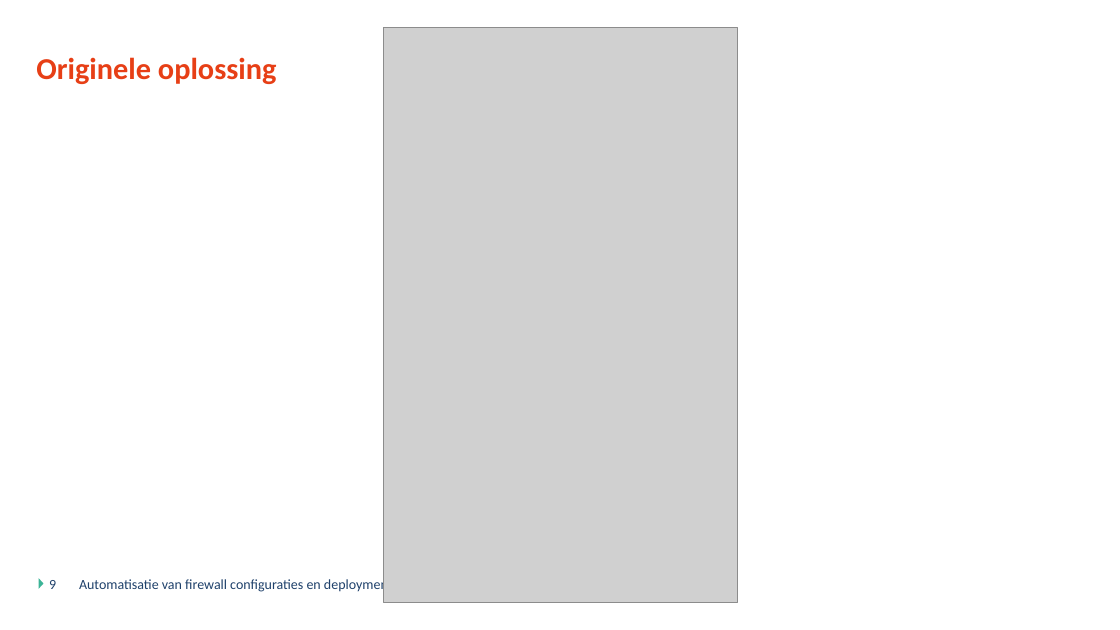
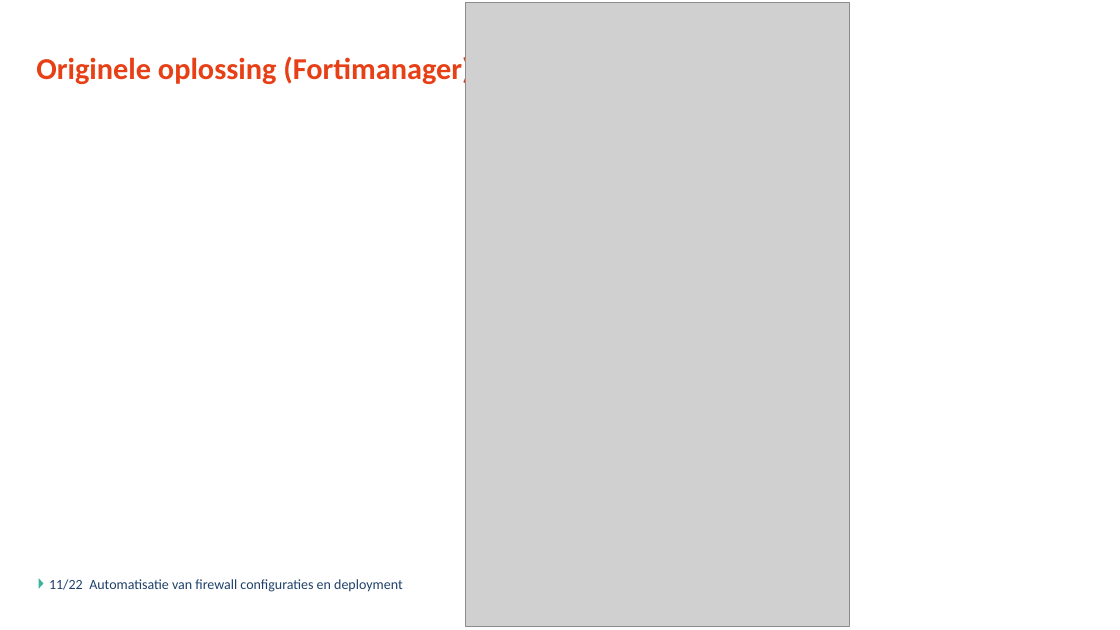
Before and after one commit to GerritVanMol/FirewallDeploymentPlatform, a slide deck: slide 11 of Documents/BachelorProef_VanMol_Gerrit_Verdediging.pptx (slide 9 before the commit). Drawn at 1120x630 pixels with LibreOffice and Linux fonts; fonts in the diff are those of the drawing; grey boxes stand for pictures; background and template pictures are left out. Boxes give left, top, right and bottom in pixels: in the first picture for what was removed or moved away, otherwise in the second. Text is boxed around its words. In the diff, an @@ line names an element or a change of style, - is before the commit and + after.

```diff
--- a/Documents/BachelorProef_VanMol_Gerrit_Verdediging.pptx
+++ b/Documents/BachelorProef_VanMol_Gerrit_Verdediging.pptx
@@ picture: place and size @@
-picture at bbox=[383, 28, 737, 602]
+picture at bbox=[465, 3, 849, 626]
@@ title at bbox=[36, 54, 471, 87]: text changed @@
-Originele oplossing
+Originele oplossing (Fortimanager)
@@ page number at bbox=[49, 579, 83, 590]: text changed @@
-9
+11/22
@@ text "Automatisatie van firewall configuraties en ...": place and size @@
-text "Automatisatie van firewall configuraties en ..." at bbox=[79, 577, 393, 593]
+text "Automatisatie van firewall configuraties en ..." at bbox=[89, 579, 403, 592]
```
Also in this commit, not shown: 11 other slides changed, 3 slides added, 4 other files.
